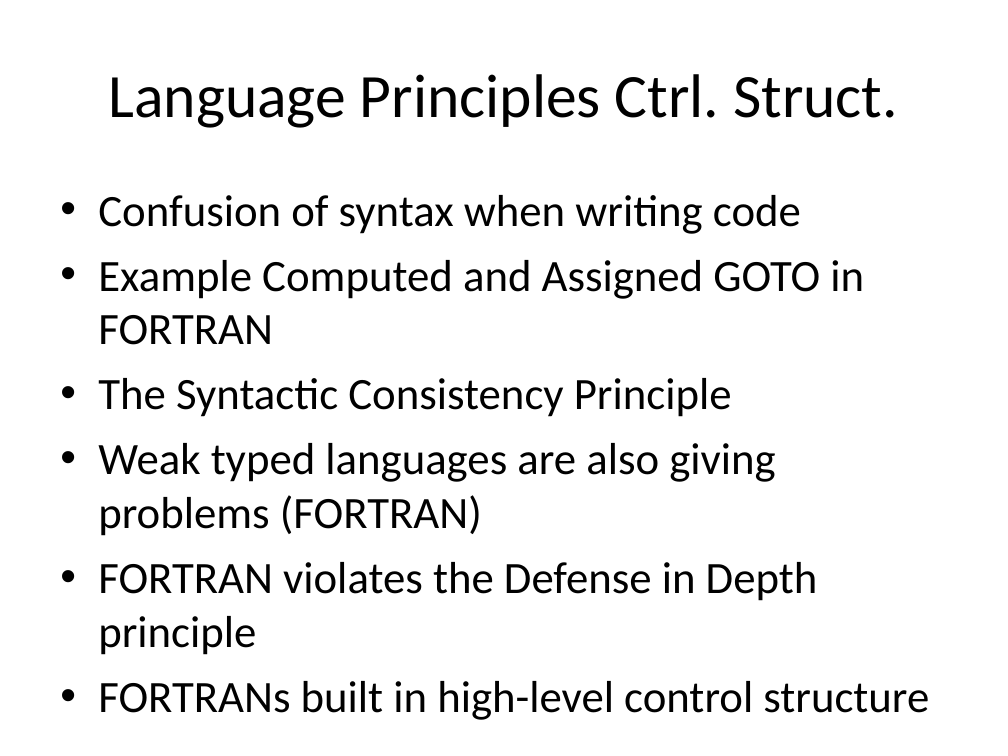
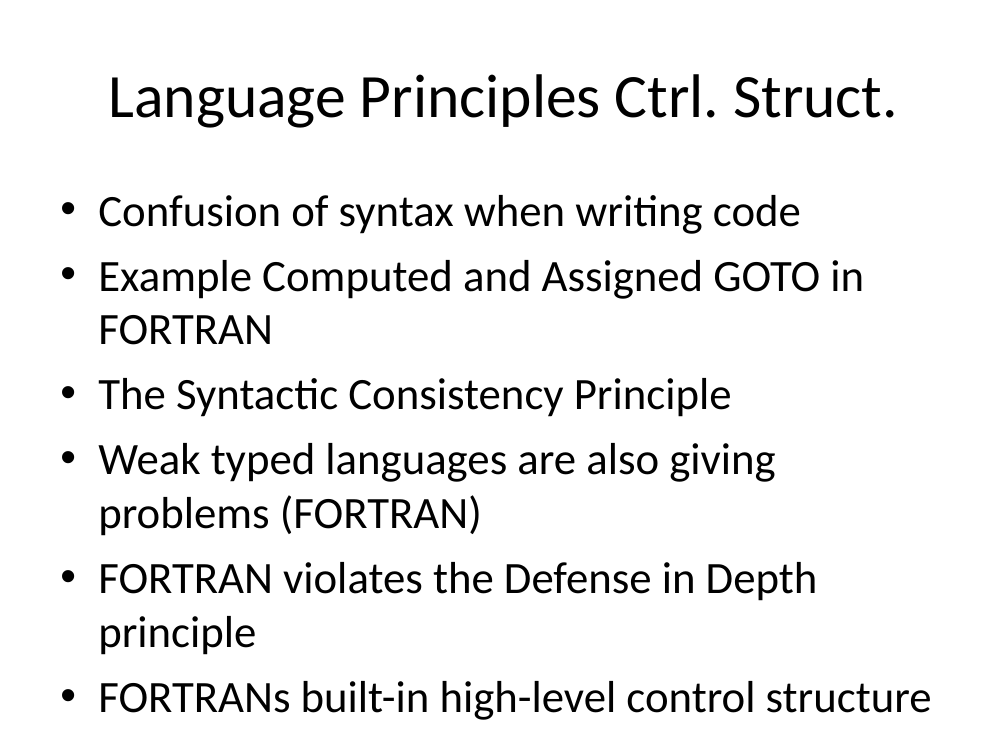
Before and after one commit to isurup/kalle-martin-group, a slide deck: slide 3 of SSE2/slides/4 Language - Martin.ppt. Drawn at 1008x756 pixels with LibreOffice and Linux fonts; fonts in the diff are those of the drawing. Boxes give left, top, right and bottom in pixels: in the first picture for what was removed or moved away, otherwise in the second. Text is boxed around its words. In the diff, an @@ line names an element or a change of style, - is before the commit and + after.

```diff
--- a/SSE2/slides/4 Language - Martin.ppt
+++ b/SSE2/slides/4 Language - Martin.ppt
@@ text at [98, 681, 932, 720]: text changed @@
-• FORTRANs built in high-level control structure
+• FORTRANs built-in high-level control structure
```
Also in this commit, not shown: 2 other slides changed, 4 slides added, 2 slides removed.
